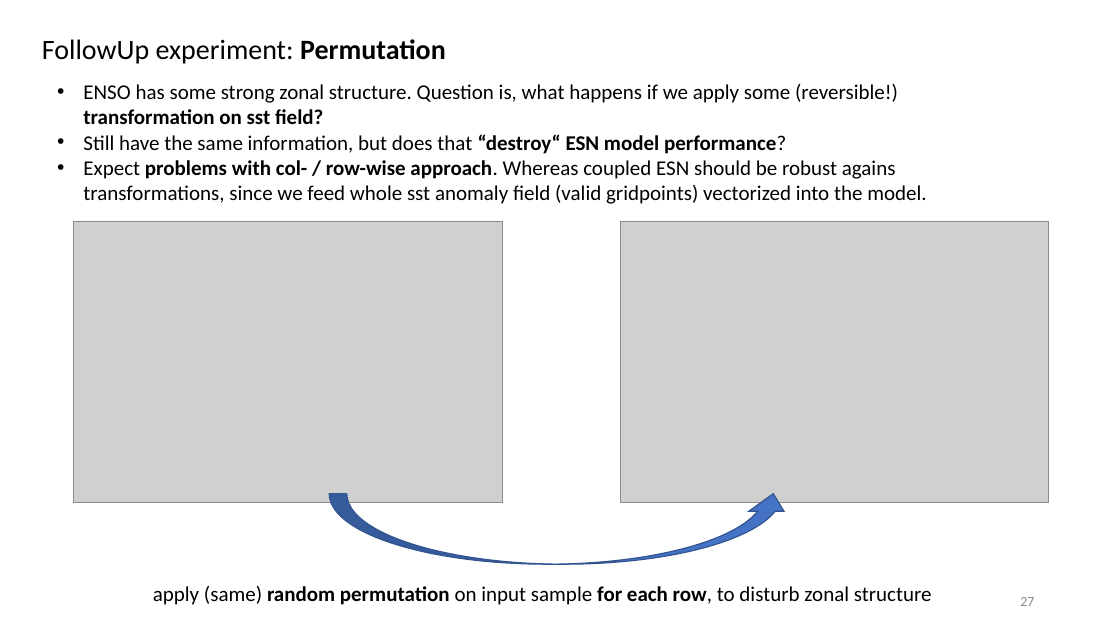
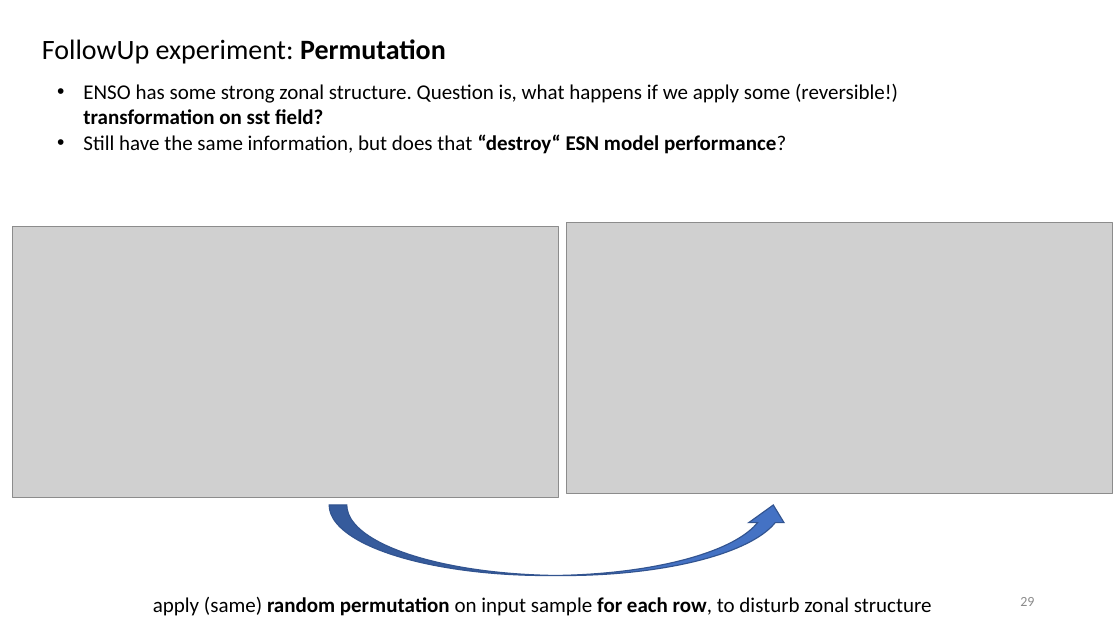
Before and after one commit to MarcoLandtHayen/EchoStateNetworks, a slide deck: slide 29 of ESN_ClassificationLRP_ENSO_OD-Talk.pptx (slide 27 before the commit). Drawn at 1120x630 pixels with LibreOffice and Linux fonts; fonts in the diff are those of the drawing; grey boxes stand for pictures. Boxes give left, top, right and bottom in pixels: in the first picture for what was removed or moved away, otherwise in the second. Text is boxed around its words. In the diff, an @@ line names an element or a change of style, - is before the commit and + after.

```diff
--- a/ESN_ClassificationLRP_ENSO_OD-Talk.pptx
+++ b/ESN_ClassificationLRP_ENSO_OD-Talk.pptx
@@ text at [83, 160, 926, 204]: paragraph removed @@
-• Expect problems with col- / row-wise approach. Whereas coupled ESN should be robust agains transformations, since we feed whole sst anomaly field (valid gridpoints) vectorized into the model.
@@ picture: place and size @@
-picture at [74, 221, 502, 502]
+picture at [13, 226, 559, 497]
@@ picture: place and size @@
-picture at [620, 221, 1049, 502]
+picture at [566, 223, 1112, 493]
@@ curved up arrow: place and size @@
-curved up arrow at [329, 494, 791, 565]
+curved up arrow at [329, 505, 791, 576]
@@ text "apply (same) random permutation on ...": place and size @@
-text "apply (same) random permutation on ..." at [153, 586, 932, 605]
+text "apply (same) random permutation on ..." at [153, 597, 932, 616]
@@ page number at [1020, 597, 1034, 606]: text changed @@
-27
+29
```
Also in this commit, not shown: 18 other slides changed, 2 slides added, 1 slide removed.
